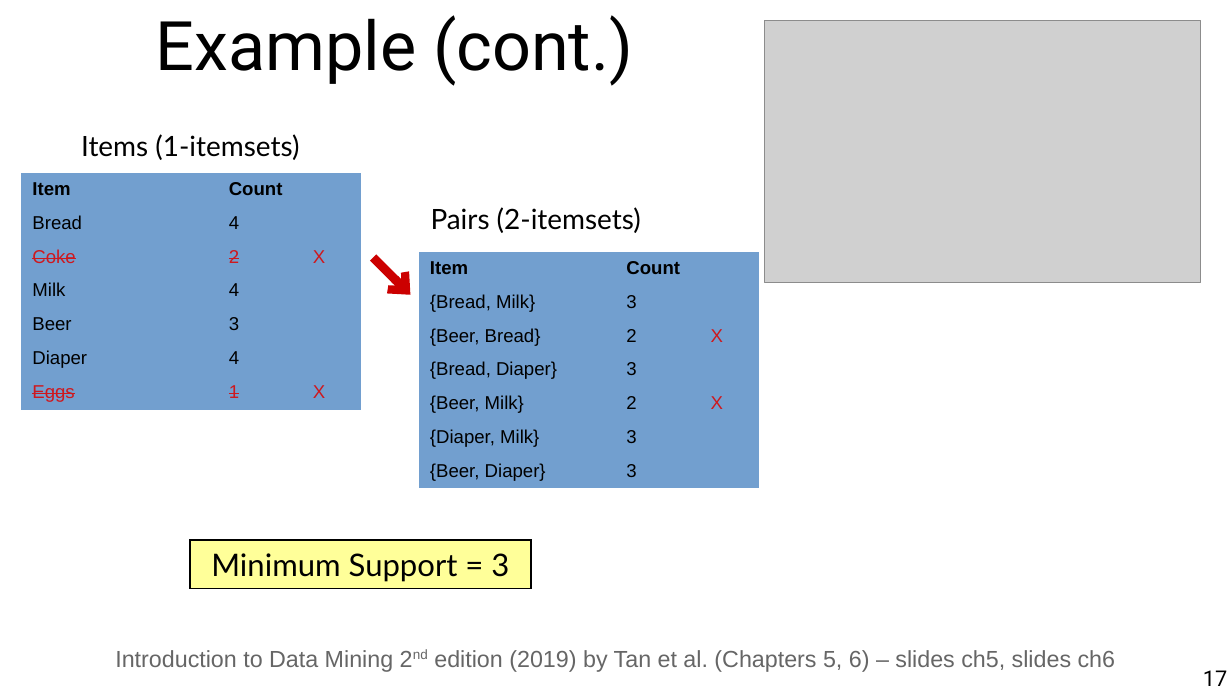
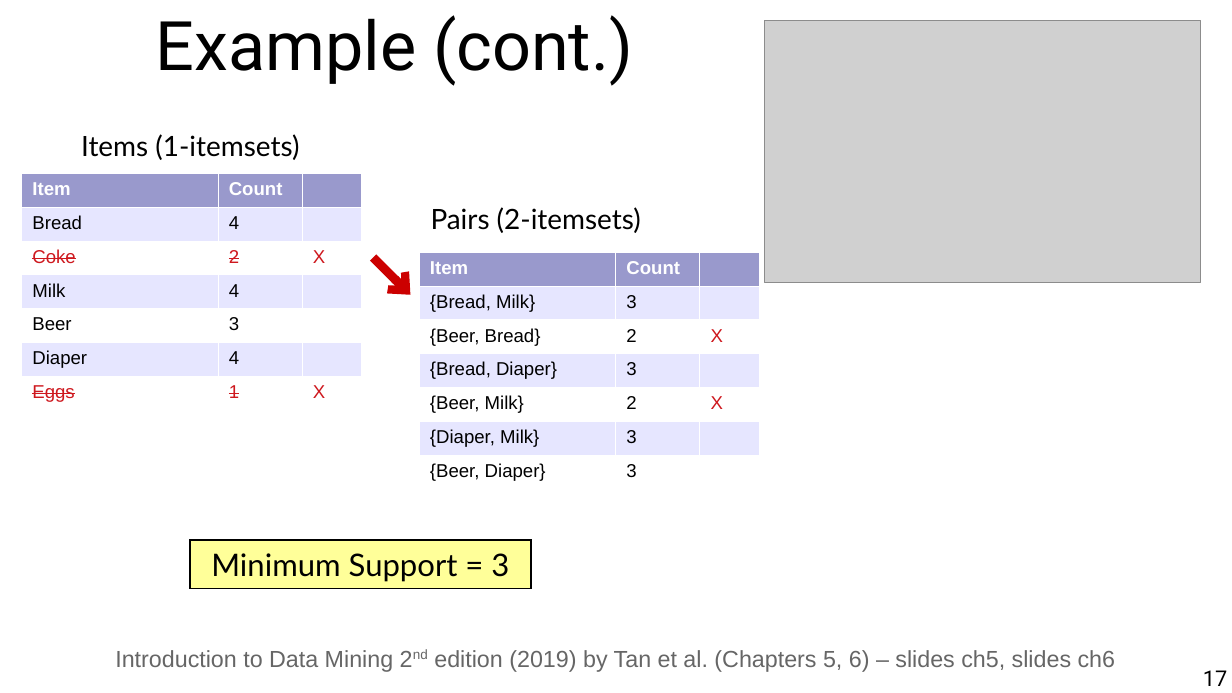
Before and after one commit to chatox/data-mining-course, a slide deck: slide 17 of theory/tt06_association_rule_mining.odp. Drawn at 1232x693 pixels with LibreOffice and Linux fonts; fonts in the diff are those of the drawing; grey boxes stand for pictures. Boxes give left, top, right and bottom in pixels: in the first picture for what was removed or moved away, otherwise in the second. Text is boxed around its words. In the diff, an @@ line names an element or a change of style, - is before the commit and + after.

```diff
--- a/theory/tt06_association_rule_mining.odp
+++ b/theory/tt06_association_rule_mining.odp
@@ table at [21, 173, 361, 410] @@
@@ fill #729FCF to #9999CC in row 1 @@
@@ fill #729FCF to #E6E6FF in 9 cells @@
@@ fill #729FCF to #FFFFFF in 9 cells @@
@@ text colour #000000 to #FFFFFF in "Item", "Count" @@
@@ borders changed @@
@@ table at [419, 252, 760, 489] @@
@@ fill #729FCF to #9999CC in row 1 @@
@@ fill #729FCF to #E6E6FF in 9 cells @@
@@ fill #729FCF to #FFFFFF in 9 cells @@
@@ text colour #000000 to #FFFFFF in "Item", "Count" @@
@@ borders changed @@
```
Also in this commit, not shown: 8 other slides changed, 1 other file.
